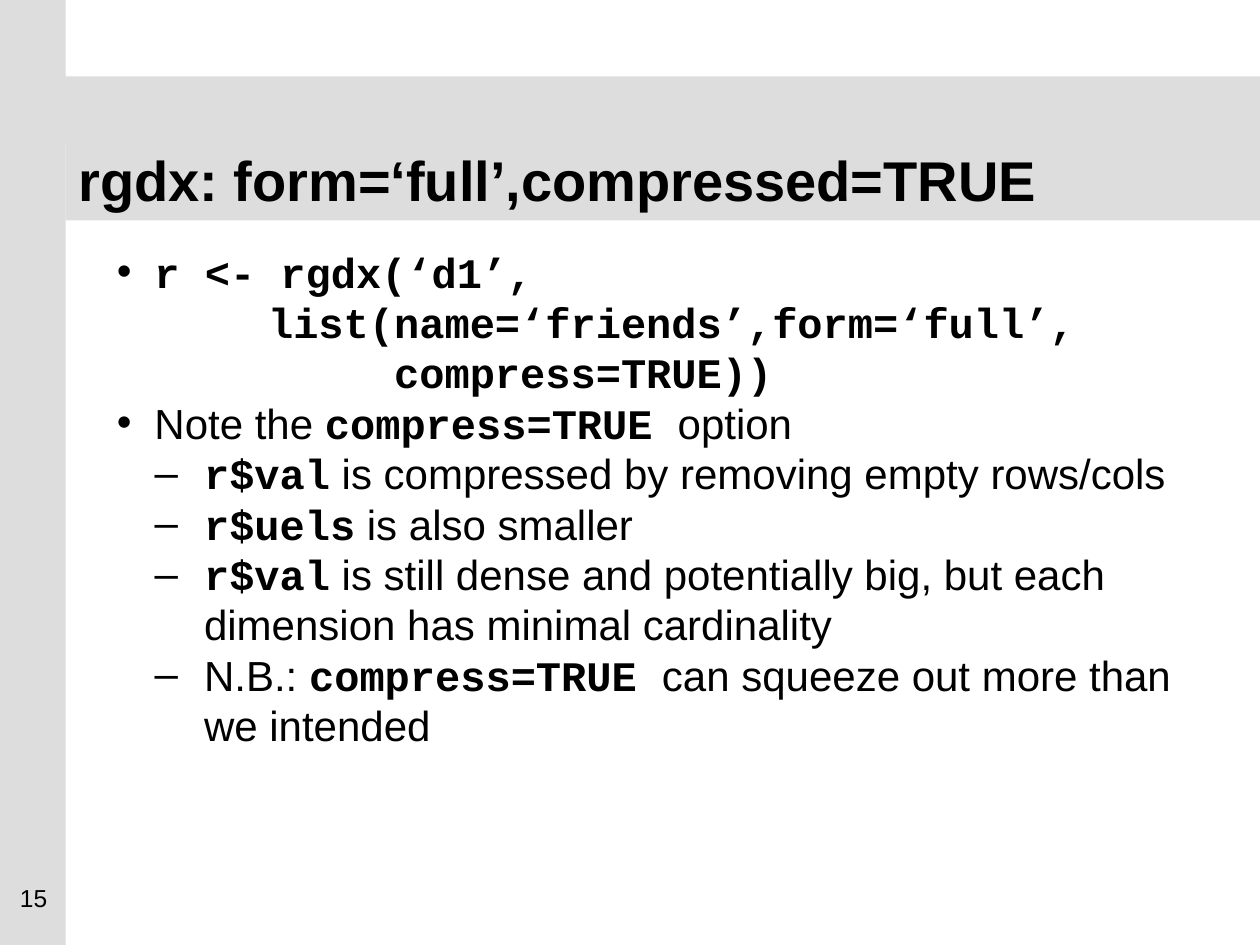
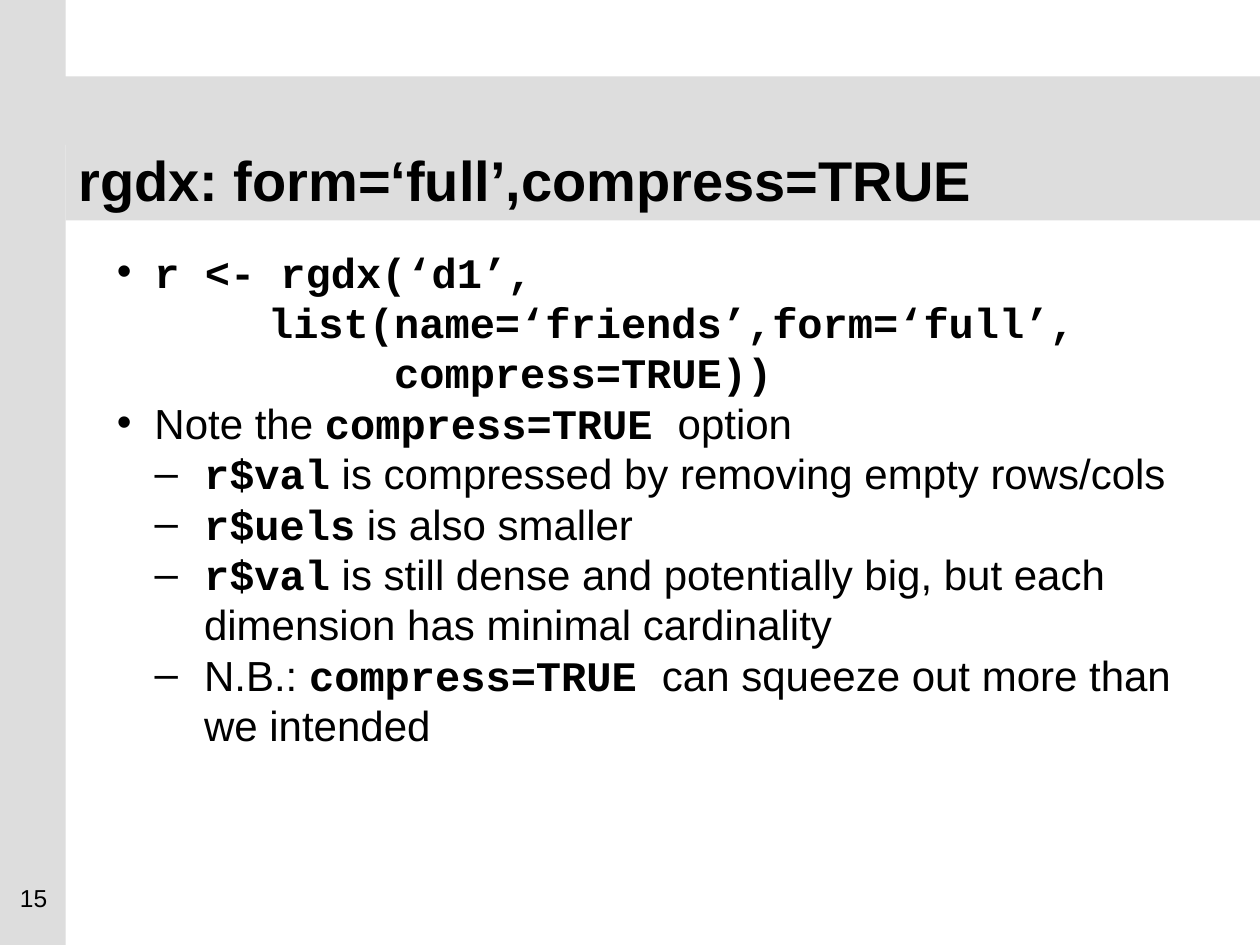
Before and after one commit to GAMS-dev/gdxrrw, a slide deck: slide 15 of sandbox/ISMP_Berlin_2012_GDXRRW.pptx. Drawn at 1260x945 pixels with LibreOffice and Linux fonts; fonts in the diff are those of the drawing; background and template pictures are left out. Boxes give left, top, right and bottom in pixels: in the first picture for what was removed or moved away, otherwise in the second. Text is boxed around its words. In the diff, an @@ line names an element or a change of style, - is before the commit and + after.

```diff
--- a/sandbox/ISMP_Berlin_2012_GDXRRW.pptx
+++ b/sandbox/ISMP_Berlin_2012_GDXRRW.pptx
@@ title at (78, 160, 971, 212): text changed @@
-rgdx: form=‘full’,compressed=TRUE
+rgdx: form=‘full’,compress=TRUE
```
Also in this commit, not shown: 8 other slides changed, 1 slide added, 11 slides removed.
